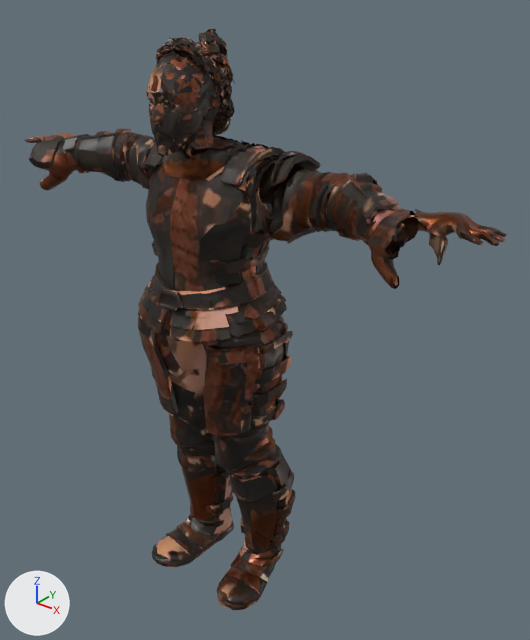
Two versions of the glTF model public/looks/shieldmaiden-L4-phone.glb, one commit apart.
One viewpoint serves both versions: a 50 mm camera at (1.396, -1.468, 1.98) aimed at (0.103, 0.149, 0.978). Every picture has the same lights, and +X, +Y and +Z are marked at lower left. The first picture is the older version. Where no turn or scale is listed for an object, it has been applied to the vertices. Vertices at exactly the same position are counted once.

In view in the first picture: 'L4_Gloves', 'Photo', 'Shieldmaiden_L4_Armour'.
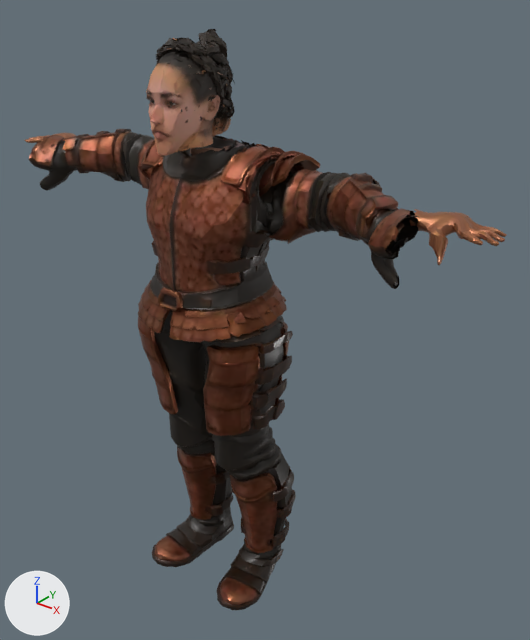
Edits to the bpy script that builds the scene:
```text
Change me_mesh_0:
    where me_mesh_0.from_pydata(...)  # 1536 vertices, 3000 faces; spans x -0.85..0.85, y -0.03..0.13, z 1.34..1.48
    used by ob_l4_gloves; location = (0.0, 0.0, 0.025)
    me_mesh_0 part 1: 2462 kept faces spanning x -0.85..0.85, y -0.03..0.13, z 1.34..1.48 get new texture (UV) coordinates
Change me_mesh_1:
    used by ob_photo; location = (0.0, 0.0, 0.025)
    remove me_mesh_1.from_pydata(...)  # 11023 vertices, 9163 faces; spans x -0.108..0.103, y -0.181..0.135, z 1.508..1.801
    add me_mesh_1.from_pydata(...)  # 11030 vertices, 9163 faces; spans x -0.108..0.103, y -0.181..0.135, z 1.508..1.801
    me_mesh_1 part 2: 8956 kept faces spanning x -0.108..0.103, y -0.181..0.135, z 1.508..1.801 get new texture (UV) coordinates
    edits to the shape of me_mesh_1 do not show in these pictures
Change me_geometry_0:
    used by ob_shieldmaiden_l4_armour; location = (0.0, 0.0, 0.025)
    remove me_geometry_0.from_pydata(...)  # 16679 vertices, 35176 faces; spans x -0.66..0.66, y -0.18..0.25, z 0.0..1.51
    add me_geometry_0.from_pydata(...)  # 16678 vertices, 35178 faces; spans x -0.66..0.66, y -0.18..0.25, z 0.0..1.51
    me_geometry_0 part 3: 331 vertices moved within x -0.41..0.46, y -0.17..0.25, z 0.39..1.51; 4 vertices removed from x -0.21..0.16, y 0.09..0.12, z 0.69..0.72; 3 vertices added at x 0.14..0.18, y 0.09..0.13, z 0.69..0.76
    me_geometry_0 part 4: 30261 kept faces spanning x -0.66..0.66, y -0.18..0.25, z 0.0..1.51 get new texture (UV) coordinates
    other edits to the shape of me_geometry_0 do not show in these pictures
```

Where the change shows, as pixel boxes [x1, y1, x2, y2] in the pictures (530 x 640 px; the box of a moved part takes in the faces that stretch with it):
part 1 of me_mesh_0, surface changed: [25, 137, 506, 265] in both
part 2 of me_mesh_1, surface changed: [146, 29, 234, 156] in both
part 3 of me_geometry_0, moved or reshaped: [116, 132, 356, 435] in both
part 4 of me_geometry_0, surface changed: [29, 129, 419, 610] in both
